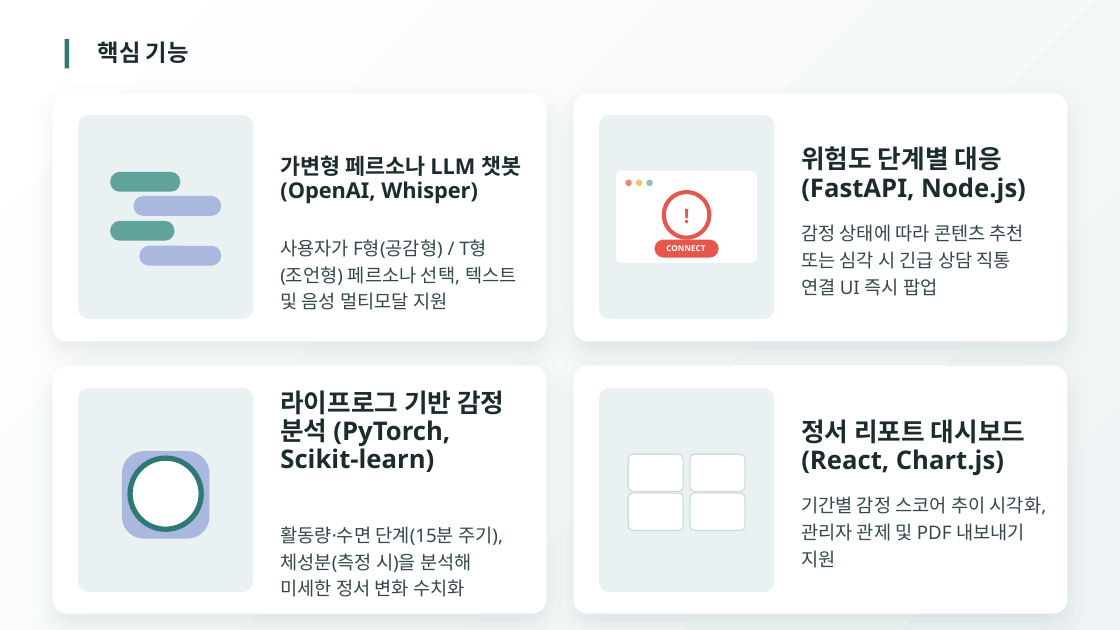
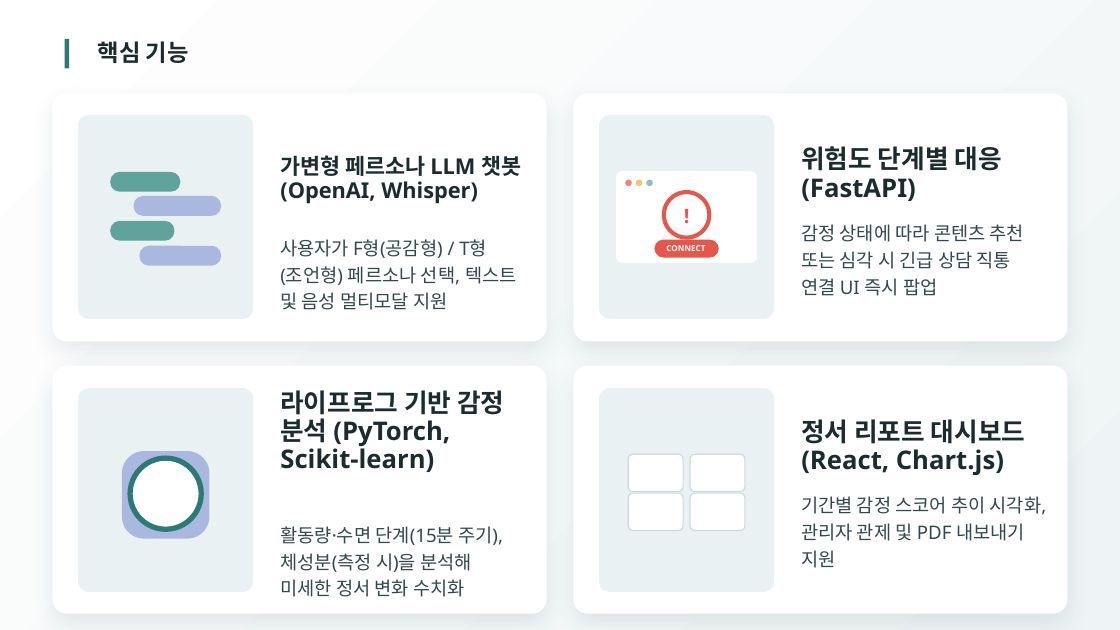
Before and after one commit to 2026-SMHRD-KDT-HealthCare-5/lisn, a slide deck: slide 5 of Documents/프로젝트_기획서_발표자료_귀기울임.pptx. Drawn at 1120x630 pixels with LibreOffice and Linux fonts; fonts in the diff are those of the drawing. Boxes give left, top, right and bottom in pixels: in the first picture for what was removed or moved away, otherwise in the second. Text is boxed around its words. In the diff, an @@ line names an element or a change of style, - is before the commit and + after.

```diff
--- a/Documents/프로젝트_기획서_발표자료_귀기울임.pptx
+++ b/Documents/프로젝트_기획서_발표자료_귀기울임.pptx
@@ text at box(801, 146, 1002, 201): text changed @@
-위험도 단계별 대응 (FastAPI, Node.js)
+위험도 단계별 대응 (FastAPI)
```
Also in this commit, not shown: 7 other slides changed.
